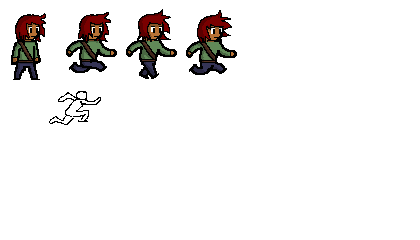
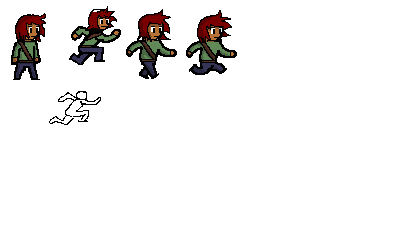
Revision of a layered 420×240 image; what changed, layer by layer:
painted on "shading" over <box>68,15,106,70</box>
painted on "hair outline" over <box>78,6,117,43</box>
painted on "hair coloring" over <box>78,9,115,41</box>
painted on "outlines" (1st of 2) over <box>19,11,121,73</box>
added layer "Layer 4" above "coloring" over <box>74,24,119,48</box>
painted on "coloring" over <box>66,16,119,72</box>
